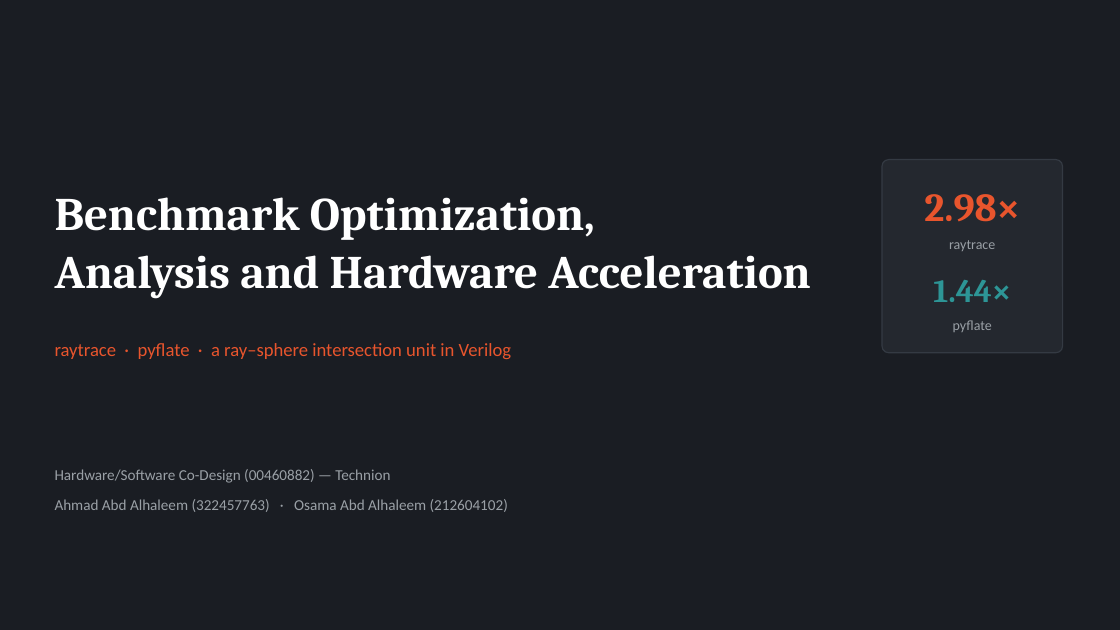
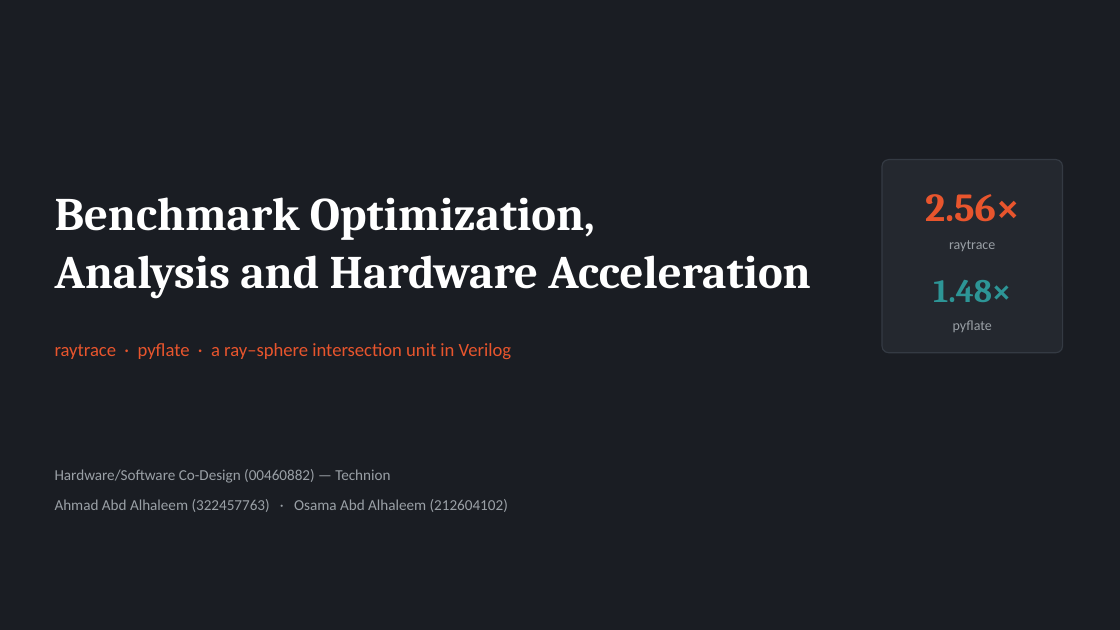
Before and after one commit to AhmadAbdAlhleem/hwsw-project, a slide deck: slide 1 of presentation.pptx. Drawn at 1120x630 pixels with LibreOffice and Linux fonts; fonts in the diff are those of the drawing. Boxes give left, top, right and bottom in pixels: in the first picture for what was removed or moved away, otherwise in the second. Text is boxed around its words. In the diff, an @@ line names an element or a change of style, - is before the commit and + after.

```diff
--- a/presentation.pptx
+++ b/presentation.pptx
@@ text at (x1=925, y1=194, x2=1020, y2=222): text changed @@
-2.98×
+2.56×
@@ text at (x1=933, y1=280, x2=1011, y2=302): text changed @@
-1.44×
+1.48×
```
Also in this commit, not shown: 6 other slides changed, 1 slide added, 12 other files.
